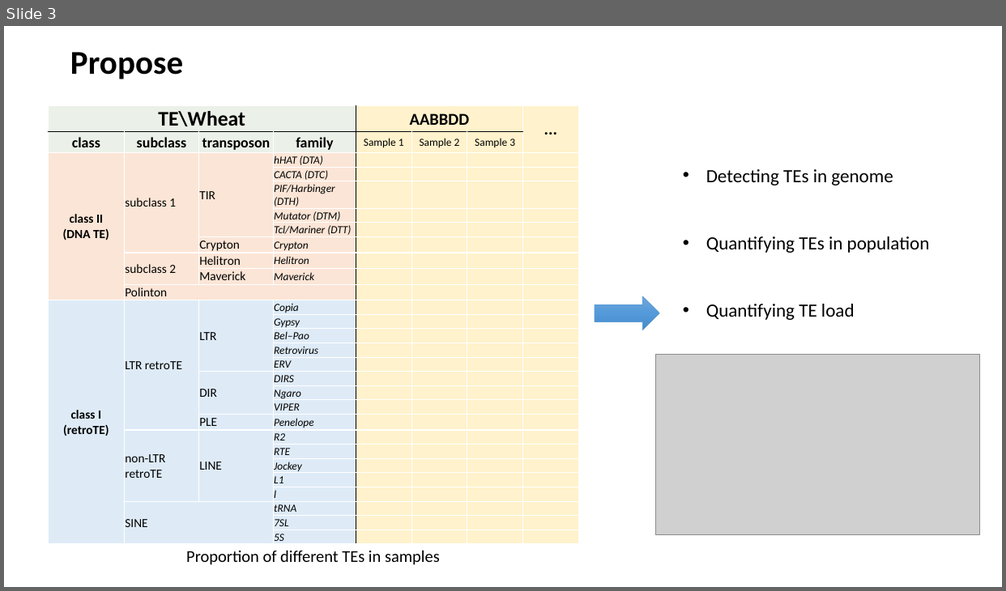
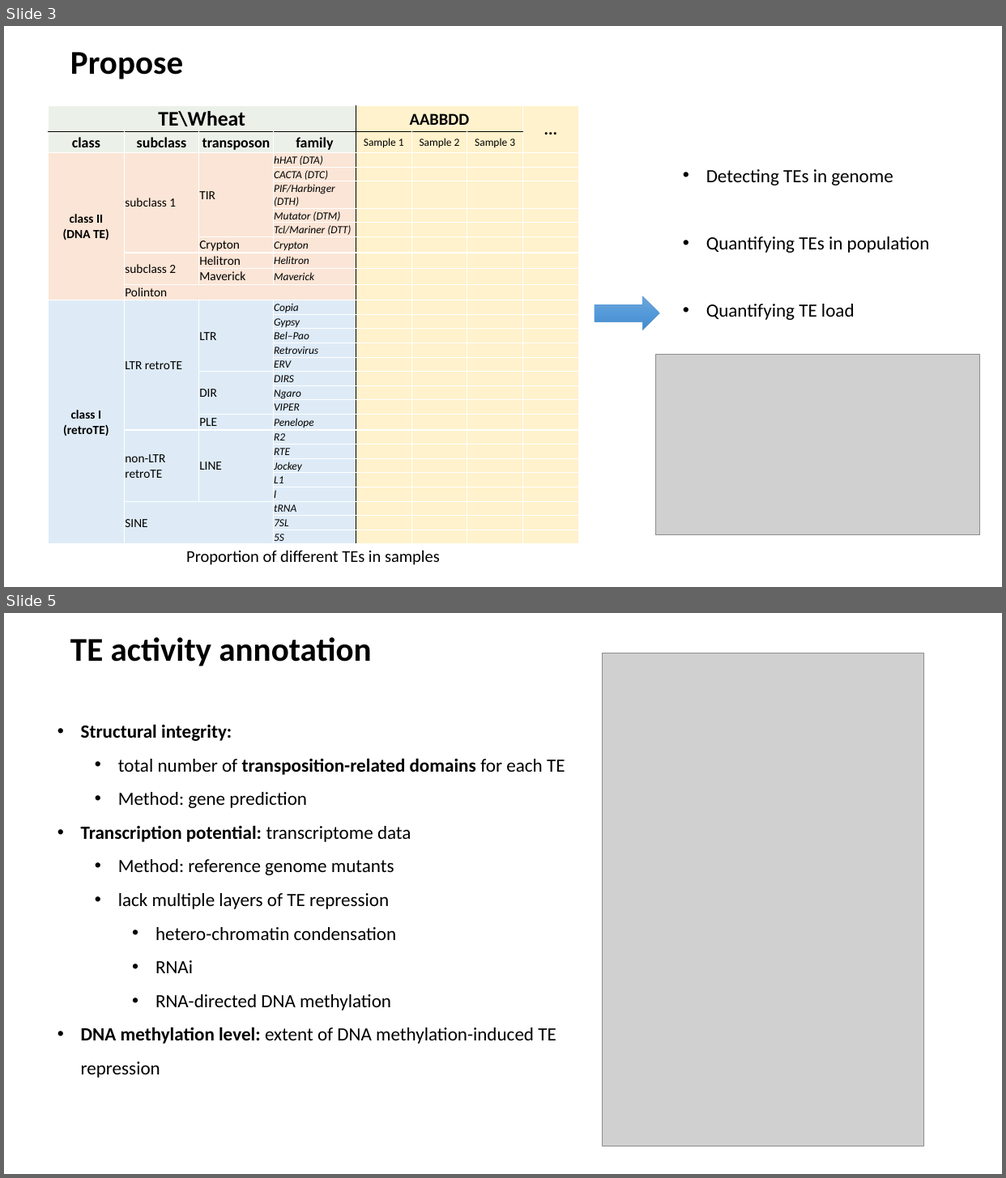
Before and after one commit to SirLearning/GeneticsNotes, a slide deck: undergraduate/Presentation.pptx. Shown one above the other, each under a label of ours: slide 3 before the commit, slides 3 and 5 after it; the slides between them are not shown. The pictures are 1006x591 and 1006x1178 pixels, drawn with LibreOffice and Linux fonts; fonts in the diff are those of the drawing; grey boxes stand for pictures. Boxes give left, top, right and bottom in pixels: in the first picture for what was removed or moved away, otherwise in the second. Text is boxed around its words. In the diff, an @@ line names an element or a change of style, - is before the commit and + after.

```diff
--- a/undergraduate/Presentation.pptx
+++ b/undergraduate/Presentation.pptx
@@ slide 5 added at (4, 613, 1002, 1174), background #FFFFFF @@
@@ title added at (70, 637, 371, 666), 32 pt, text #000000, bold @@
+TE activity annotation
@@ picture added at (602, 653, 924, 1147) @@
@@ text added at (81, 724, 565, 1078), 18 pt, text #000000 @@
+• Structural integrity:
+  • total number of transposition-related domains for each TE
+  • Method: gene prediction
+• Transcription potential: transcriptome data
+  • Method: reference genome mutants
+  • lack multiple layers of TE repression
+    • hetero-chromatin condensation
+    • RNAi
+    • RNA-directed DNA methylation
+• DNA methylation level: extent of DNA methylation-induced TE repression
```
Also in this commit, not shown: 1 slide changed, 1 other slide added, 1 other file.
